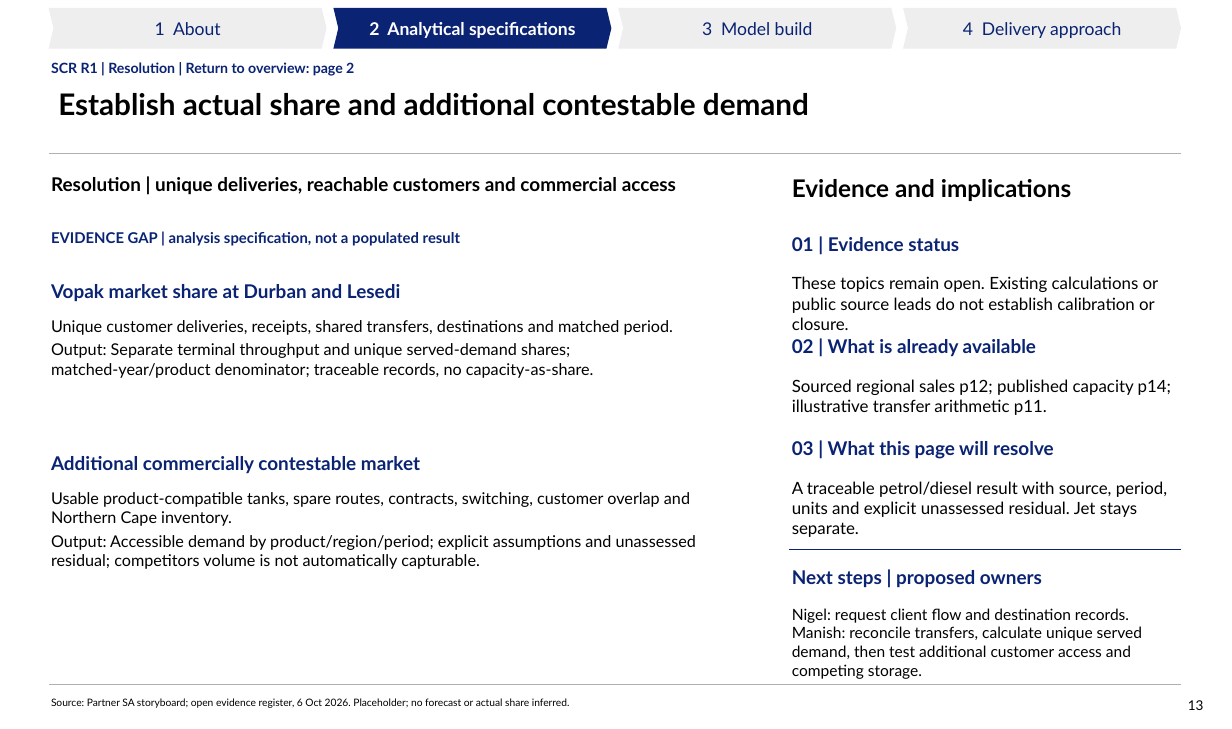
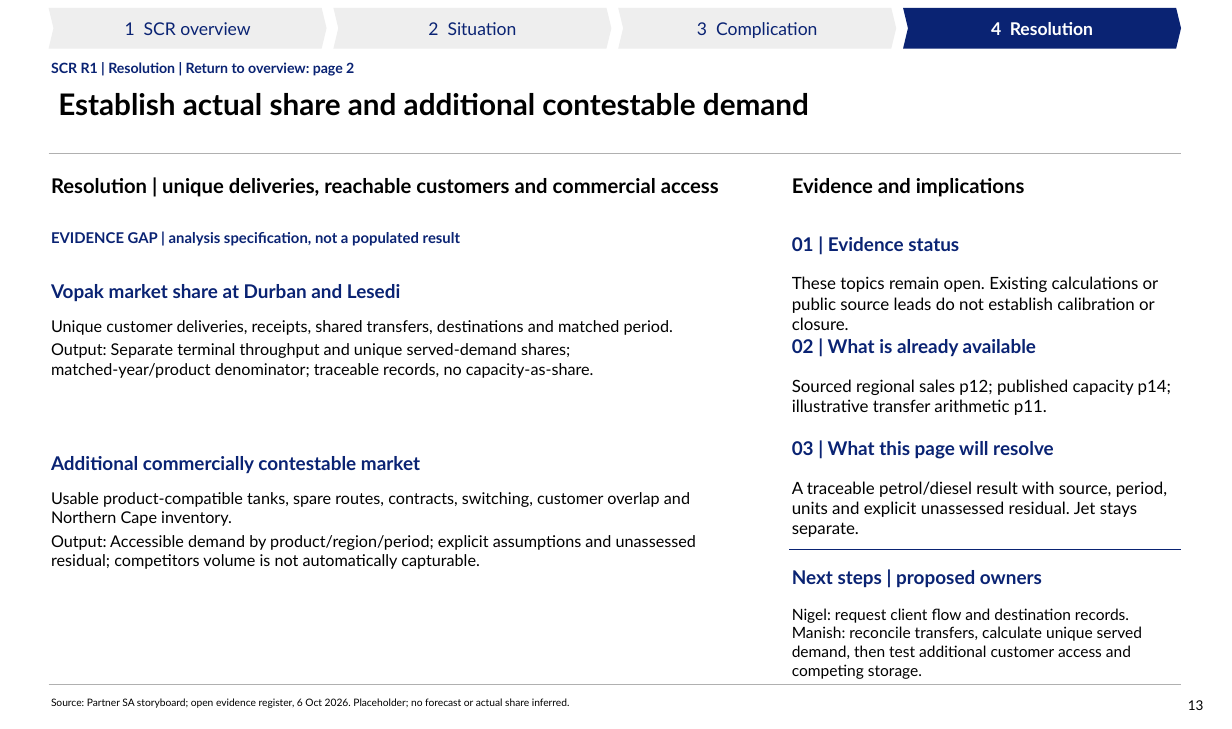
Before and after one commit to Africa-International-Advisors/liquid_fuels_model, a slide deck: slide 13 of pptx/output/delivered/Vopak_Week1_Analytical_Pack_2026_10_06.pptx. Drawn at 1232x729 pixels with LibreOffice and Linux fonts; fonts in the diff are those of the drawing; background and template pictures are left out. Boxes give left, top, right and bottom in pixels: in the first picture for what was removed or moved away, otherwise in the second. Text is boxed around its words. In the diff, an @@ line names an element or a change of style, - is before the commit and + after.

Commit message:
Align clickable chevrons with SCR and match panel heading sizes
Use overview, Situation, Complication and Resolution navigation with correct section highlights and first-page links in PowerPoint and PDF. Standardise paired panel headings to 15-point bold. Regenerate internal links without orphan slide parts or duplicate breadcrumbs. Verify 56 chevron targets, all active states, PDF links, rendered layout and package integrity. Governance retains 50 existing open exceptions.

```diff
--- a/pptx/output/delivered/Vopak_Week1_Analytical_Pack_2026_10_06.pptx
+++ b/pptx/output/delivered/Vopak_Week1_Analytical_Pack_2026_10_06.pptx
@@ text in chevron at (125, 22, 250, 35): text changed @@
-1 About
+1 SCR overview
@@ chevron "2 Situation" at (334, 8, 612, 49): fill #0A2373 to #EEEEEE @@
@@ text in chevron at (428, 22, 517, 35): text changed; text colour #FFFFFF to #0A2373; bold off @@
-2 Analytical specifications
+2 Situation
@@ text in chevron at (697, 22, 817, 38): text changed @@
-3 Model build
+3 Complication
@@ chevron "4 Resolution" at (903, 8, 1181, 49): fill #EEEEEE to #0A2373 @@
@@ text in chevron at (991, 22, 1093, 35): text changed; text colour #0A2373 to #FFFFFF; bold on @@
-4 Delivery approach
+4 Resolution
@@ text "Resolution | unique deliveries, reachable ..." at (51, 178, 719, 197): size 14 to 15 pt @@
@@ text "Evidence and implications" at (792, 178, 1025, 197): size 18 to 15 pt @@
```
Also in this commit, not shown: 13 other slides changed, 8 other files.
